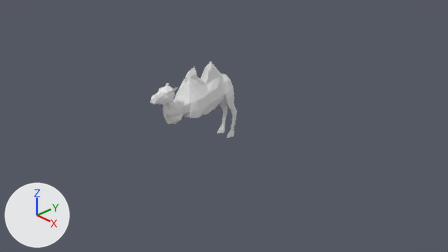
Two versions of the Blender file camel_model.blend, one commit apart.
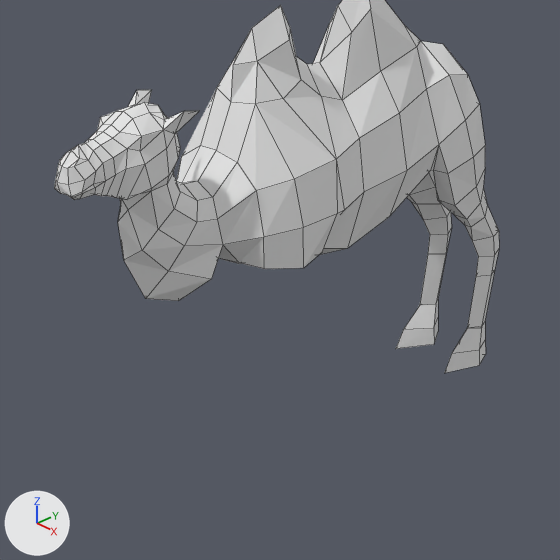
Old and new are each drawn from the file's camera 'Camera' and again close up on the part from 31% to 55% of the width and 26% to 69% of the height. The axes (+X, +Y, +Z) are drawn at lower left. The lights are the same throughout. The close-ups show mesh edges as thin lines.

Objects in the first close-up: 'Camel'.
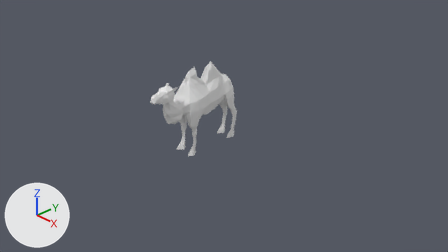
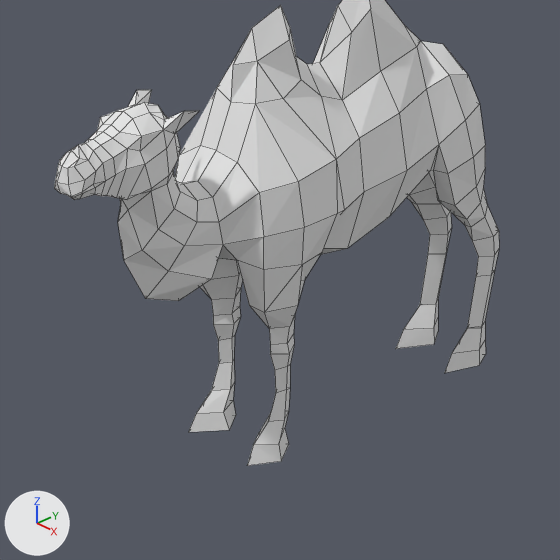
Commit message: front legs, finish

Changed parts and their boxes (x1, y1, x2, y2) in the close-ups (560 x 560 px; the box of a moved part takes in the faces that stretch with it):
```json
{"object": "Camel", "change": "reshaped", "before": [54, 0, 499, 373], "after": [54, 0, 499, 466]}
{"part": 1, "of": "me_camel", "change": "built on", "before": [219, 214, 343, 269], "after": [189, 214, 343, 466]}
{"part": 2, "of": "me_camel", "change": "moved or reshaped", "before": [176, 88, 337, 246], "after": [175, 88, 337, 246]}
```

Scene script edits in JSON lines:
```json
{"block": "me_camel", "where": "# used by ob_camel; location = (0.0, 0.0, 0.0)"}
{"block": "me_camel", "where": "# verts and faces of me_camel; kept vertices keep their numbers, new ones are numbered from 222"}
{"block": "me_camel", "where": "# before: 114 (0.31, -0.52, 1.3) at pixel (294, 179), 121 (0.24, -0.66, 1.26) at pixel (256, 190), 126 (0.15, -0.79, 1.15) at pixel (217, 219)"}
{"op": "remove", "block": "me_camel", "code": "me_camel.from_pydata(...)  # 222 vertices, 204 faces, 4 loose edges; spans x 0.0..0.35, y -1.45..0.89, z 0.0..1.92"}
{"op": "add", "block": "me_camel", "code": "me_camel.from_pydata(...)  # 259 vertices, 245 faces, 4 loose edges; spans x 0.0..0.36, y -1.45..0.89, z 0.0..1.92"}
{"block": "me_camel", "change": "me_camel part 1"}
{"block": "me_camel", "change": "4 vertices move from x 0.0..0.35, y -0.67..-0.35, z 0.79..0.91 to x 0.0..0.33, y -0.7..-0.35, z 0.8..0.94"}
{"block": "me_camel", "change": "37 vertices are added at x 0.09..0.3, y -0.73..-0.37, z 0.0..0.75"}
{"block": "me_camel", "change": "41 new faces join them"}
{"block": "me_camel", "change": "me_camel part 2"}
{"op": "add", "block": "me_camel", "code": "verts[114] = (0.33, -0.51, 1.29)  # moved, pixel (298, 181)"}
{"op": "add", "block": "me_camel", "code": "verts[121] = (0.26, -0.66, 1.26)  # moved, pixel (259, 192)"}
{"op": "add", "block": "me_camel", "code": "verts[126] = (0.15, -0.79, 1.14)  # moved, pixel (218, 222)"}
```
